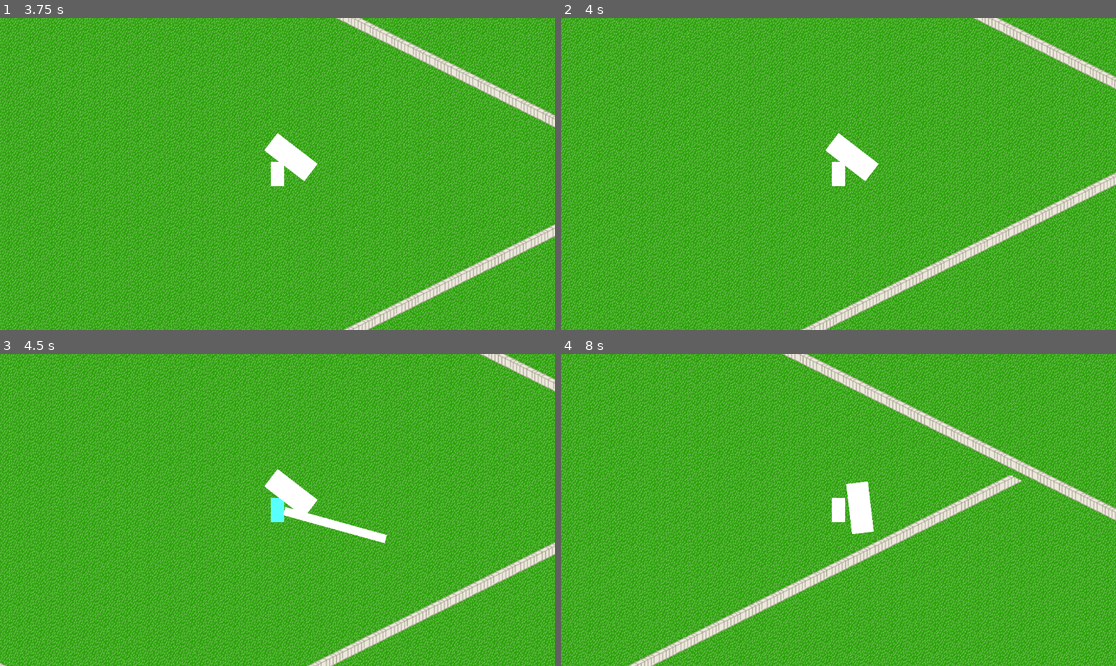
Above: before the commit, frames 1-4 (two rows, left to right).
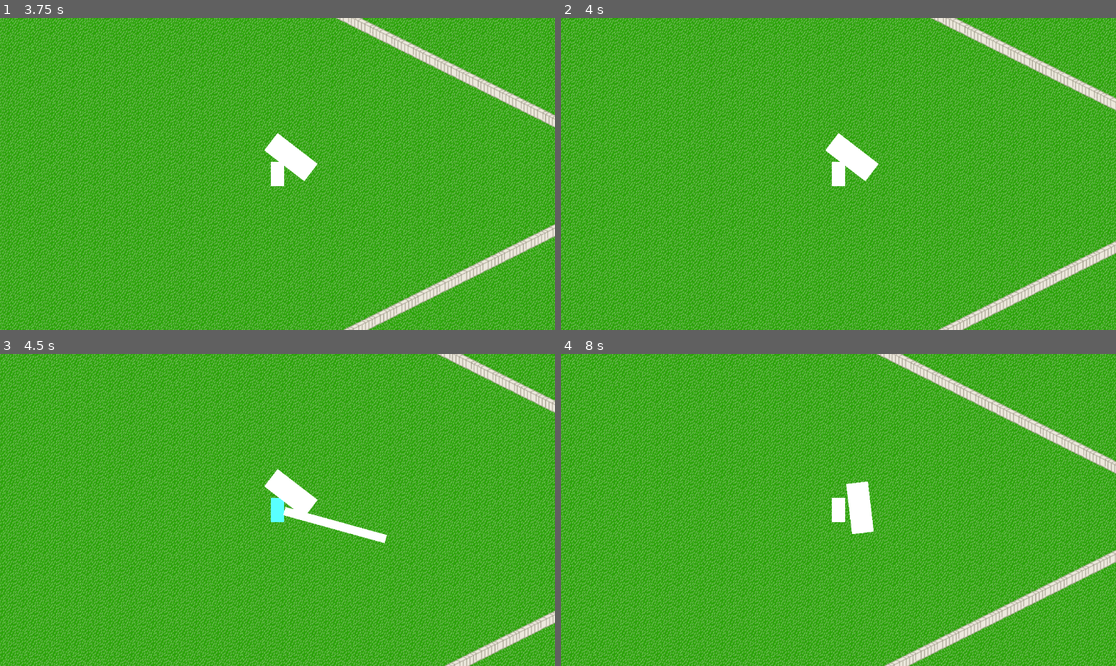
Above: after the commit, the same moments.

Repository: airo4858/rogue_like
Game: Godot game, scene res://main.tscn
The game is run twice, just before and just after one commit, with the same random seed, the same clock (stepped at 60 frames per second) and the same inputs.
Inputs (mouse positions are in pixels of both pictures, inside the frame that each line leads up to):
- Up to frame 1 (3.75 s): tap Enter at 0.5 s; move the mouse to (399, 158) at 0.52 s; hold D (move_right) 0.53-1.28 s; hold Space (jump) 0.53-1.28 s; move the mouse to (166, 189) at 1.27 s; hold S (move_down) 1.28-2.03 s; click (166, 189) at 1.35 s; tap Space (jump) at 1.52, 1.55, 1.82, 2.3, 2.85, 3.02, 3.32 s; move the mouse to (333, 105) at 2.02 s; hold D (move_right) 2.03-2.78 s; hold Right mouse button (sweep) 2.03-2.78 s; move the mouse to (249, 236) at 2.77 s; hold W (move_up) 2.78-3.53 s; move the mouse to (444, 220) at 3.52 s; press the mouse at (444, 220) at 3.53 s; hold A (move_left) from 3.53 s (still down)
- Up to frame 2 (4 s): keep holding A (move_left); tap Space (jump) at 3.77, 3.8 s
- Up to frame 3 (4.5 s): keep holding A (move_left); tap Space (jump) at 4.07 s; move the mouse to (111, 463) at 4.27 s; release the mouse at (111, 463) at 4.28 s; right-click (111, 463) at 4.35 s
- Up to frame 4 (8 s): tap Space (jump) at 4.52, 4.55, 4.82, 6.02, 6.05, 6.32, 6.77, 6.8, 7.07, 7.35, 7.52, 7.82 s; move the mouse to (866, 510) at 5.02 s; release A (move_left) at 5.03 s; hold S (move_down) 5.03-5.78 s; hold Space (jump) 5.03-5.78 s; move the mouse to (755, 432) at 5.77 s; hold D (move_right) 5.78-6.53 s; click (755, 432) at 5.85 s; move the mouse to (960, 494) at 6.52 s; hold W (move_up) 6.53-7.28 s; hold Right mouse button (sweep) 6.53-7.28 s; move the mouse to (727, 525) at 7.27 s; hold D (move_right) from 7.28 s (still down)

Frame 1 is identical in both runs. In frame 2, 44% of the frame differs, in the area x 0-100%, y 0-100%; in frame 3, 43%; in frame 4, 53%.

Commit message:
added an item scene

Diff:
--- /dev/null
+++ b/chasing_enemy1.gd
@@ -0,0 +1,21 @@
+extends State
+class_name Enemy1_Chasing
+
+@export var chase_speed: float = 55.0
+var target: CharacterBody2D
+var hitbox : Area2D
+
+func initialize():
+	hitbox = get_node("HitboxShape")
+
+func process_state(delta: float):
+	body.velocity = (target.position - body.position).normalized() * chase_speed
+	body.move_and_slide()
+	var hit_targets = hitbox.get_overlapping_bodies()
+
+	var direction = (target.position - body.position).normalized()
+	var angle = rad_to_deg(body.velocity.angle()) + 180
+
+	#if (not hit_targets.is_empty()):
+		#get_tree().get_root().get_node("Main/Player").hurt(1)
+		#body.queue_free()
--- a/enemy1.tscn
+++ b/enemy1.tscn
@@ -1,14 +1,22 @@
-[gd_scene load_steps=6 format=3 uid="uid://bjktnyqj04sp4"]
+[gd_scene load_steps=9 format=3 uid="uid://bjktnyqj04sp4"]
 
 [ext_resource type="Script" path="res://enemy_1.gd" id="1_7l60d"]
 [ext_resource type="Script" path="res://idle_enemy1.gd" id="1_hgt82"]
 [ext_resource type="Script" path="res://state_machine.gd" id="2_xpb28"]
+[ext_resource type="Script" path="res://chasing_enemy1.gd" id="4_rl46d"]
 
 [sub_resource type="CanvasTexture" id="CanvasTexture_xv071"]
 
 [sub_resource type="RectangleShape2D" id="RectangleShape2D_dggi7"]
+size = Vector2(19, 20)
 
-[node name="Enemy1" type="CharacterBody2D"]
+[sub_resource type="CircleShape2D" id="CircleShape2D_1e2wm"]
+radius = 102.005
+
+[sub_resource type="RectangleShape2D" id="RectangleShape2D_6exxq"]
+size = Vector2(19, 20)
+
+[node name="Enemy1" type="CharacterBody2D" groups=["Enemy"]]
 script = ExtResource("1_7l60d")
 
 [node name="Sprite2D" type="Sprite2D" parent="."]
@@ -16,7 +24,8 @@
 scale = Vector2(19, 20)
 texture = SubResource("CanvasTexture_xv071")
 
-[node name="CollisionShape2D" type="CollisionShape2D" parent="."]
+[node name="Collision" type="CollisionShape2D" parent="."]
+position = Vector2(-0.5, 0)
 shape = SubResource("RectangleShape2D_dggi7")
 
 [node name="StateMachine" type="Node" parent="."]
@@ -24,3 +33,17 @@
 
 [node name="Idle" type="Node" parent="StateMachine"]
 script = ExtResource("1_hgt82")
+
+[node name="Chasing" type="Node" parent="StateMachine"]
+script = ExtResource("4_rl46d")
+
+[node name="Detection" type="Area2D" parent="."]
+
+[node name="DetectionRange" type="CollisionShape2D" parent="Detection"]
+shape = SubResource("CircleShape2D_1e2wm")
+
+[node name="Hitbox" type="Area2D" parent="."]
+
+[node name="HitboxShape" type="CollisionShape2D" parent="Hitbox"]
+position = Vector2(-0.5, 0)
+shape = SubResource("RectangleShape2D_6exxq")
--- a/idle_enemy1.gd
+++ b/idle_enemy1.gd
@@ -1,2 +1,16 @@
 extends State
 class_name Enemy1_Idle
+
+var detect_range : Area2D
+var chasing_state : State
+
+func initialize():
+	detect_range = get_node("DetectionRange")
+	chasing_state = get_parent().get_node("Chasing")
+
+func process_state(delta: float):
+	var potential_targets = detect_range.get_overlapping_bodies()
+
+	if (not potential_targets.is_empty()):
+		chasing_state.target = (potential_targets[0] as CharacterBody2D)
+		change_state.emit(chasing_state)
--- /dev/null
+++ b/items.gd
@@ -0,0 +1 @@
+extends Node2D
--- /dev/null
+++ b/items.tscn
@@ -0,0 +1,21 @@
+[gd_scene load_steps=4 format=3 uid="uid://biy3cquupk5n"]
+
+[ext_resource type="Script" path="res://items.gd" id="1_sw4nv"]
+
+[sub_resource type="CanvasTexture" id="CanvasTexture_4p7pd"]
+
+[sub_resource type="RectangleShape2D" id="RectangleShape2D_sdgah"]
+size = Vector2(12, 10)
+
+[node name="Items" type="Node2D"]
+script = ExtResource("1_sw4nv")
+
+[node name="BetaItemSprite" type="Sprite2D" parent="."]
+position = Vector2(4.76837e-07, -2.38419e-07)
+scale = Vector2(12, 10)
+texture = SubResource("CanvasTexture_4p7pd")
+
+[node name="ItemHitbox" type="Area2D" parent="."]
+
+[node name="ItemHitboxShape" type="CollisionShape2D" parent="ItemHitbox"]
+shape = SubResource("RectangleShape2D_sdgah")
--- a/player.gd
+++ b/player.gd
@@ -13,7 +13,7 @@
 		$AnimationPlayer.play("beta_jump")
 		await $AnimationPlayer.animation_finished
 		var overlap = $CollisionArea.get_overlapping_bodies()
-		if (not overlap.is_empty()):
+		if overlap.size() > 1:
 			self.position = initial_player_position
 		can_jump = true
 
--- a/player.tscn
+++ b/player.tscn
@@ -285,7 +285,7 @@
 [sub_resource type="RectangleShape2D" id="RectangleShape2D_krmph"]
 size = Vector2(20, 40)
 
-[node name="Player" type="CharacterBody2D"]
+[node name="Player" type="CharacterBody2D" groups=["Player"]]
 script = ExtResource("1_vwqdy")
 
 [node name="BetaSprite" type="Sprite2D" parent="."]
--- a/project.godot
+++ b/project.godot
@@ -18,6 +18,8 @@
 [global_group]
 
 OutOfBounds=""
+Player=""
+Enemy=""
 
 [input]
 
